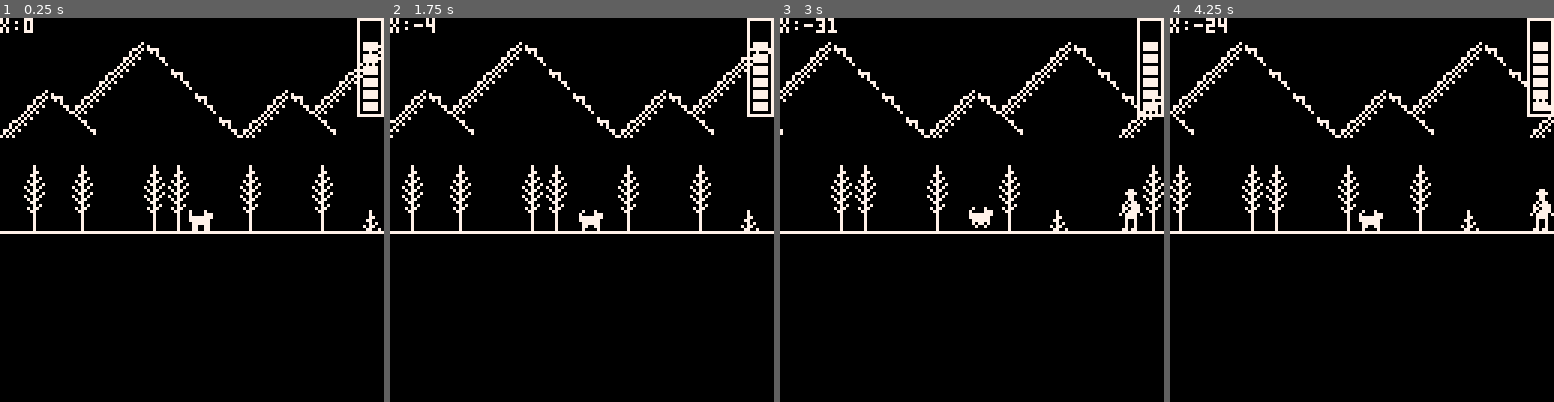
Above: before the commit, frames 1-4 (left to right).
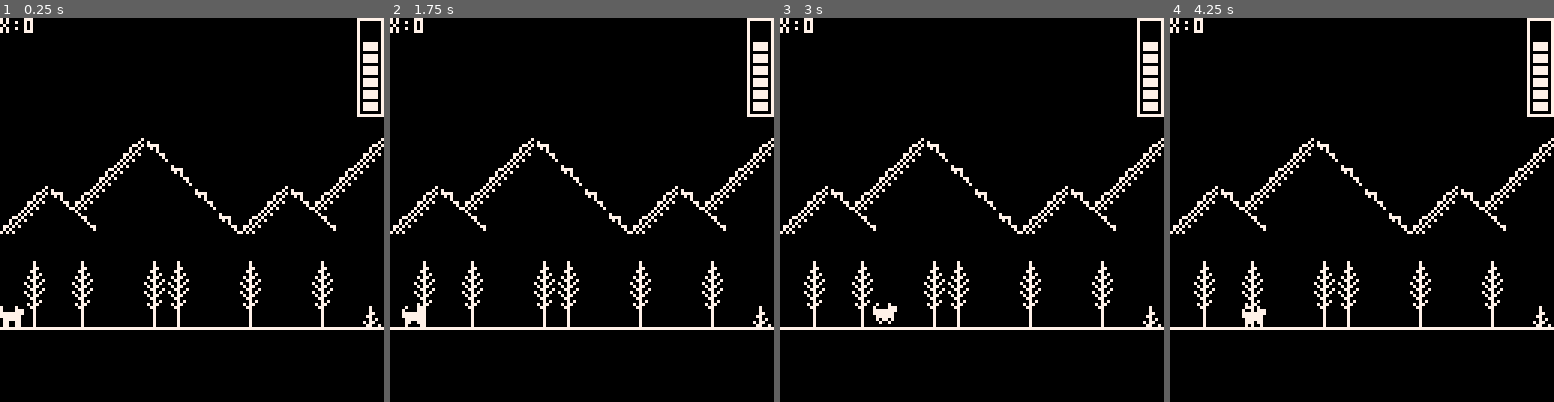
Above: after the commit, the same moments.

Repository: onefinedruid/buddys-world
Game: PICO-8 cartridge buddysworld.p8
Same seed, same stepped clock (60 frames per second), same inputs: the game is played once before the commit and once after it.
Inputs:
- Up to frame 1 (0.25 s): no input
- Up to frame 2 (1.75 s): tap X (X key) at 0.33, 1.07 s; tap O (Z key) at 0.7, 1.7 s; hold Right from 1.6 s (still down)
- Up to frame 3 (3 s): tap X (X key) at 1.85, 2.97 s; release Right at 2.1 s; tap O (Z key) at 2.1, 2.5, 2.9 s; hold Right from 2.47 s (still down)
- Up to frame 4 (4.25 s): release Right at 3.03 s; hold Left 3.08-3.58 s; tap O (Z key) at 3.3, 3.7, 4.1 s; hold Right from 4.02 s (still down); tap X (X key) at 4.08 s

The runs differ from the first frame. In frame 1, 8.5% of the frame differs, in the area x 0-100%, y 6-82%; in frame 2, 8.7%; in frame 3, 8.8%, in the area x 0-100%, y 0-82%; in frame 4, 8.8%.

Commit message:
lower map-y pos, refactor jumping

Diff:
--- a/buddysworld.p8
+++ b/buddysworld.p8
@@ -6,9 +6,9 @@
 d=3 -- delay anim
 x=0
 mapscr=0  -- map screen
-a=0  -- map `y' offset
-m=63 -- sprite `x'
-g=63 -- sprite `y'
+a=32  -- map `y' offset
+m=0 -- sprite `x'
+g=95 -- sprite `y'
 f=false -- flip
 w=false -- walking
 j=false -- jumping
@@ -20,10 +20,47 @@
 cdx=true -- r:true/l:false
 end
 --------------
+function _draw()
+	cls()
+	spr(s,m,g,1,1,f) -- pc
+	map(0,0,x,a,128,64) -- overworld
+	rect(127,0,119,32,7) -- h-bar
+	p=23 for h=1,h do
+		spr(48,120,p,1,1) -- health
+		p=p-4
+	end
+	print("x:"..x)
+
+	-- overworld
+	if x<=-72 and x>=-81 then
+	  if mapscr==0 then
+			  print("🅾️ to interact",40,16)
+			end
+			if btn(4) and mapscr==0 then
+			  farmer()
+			end
+	end
+	if x<=-147 and x>=-149 then
+	  if mapscr==0 then
+			  print("🅾️ to enter",40,16)
+			end
+			if btn(4) and mapscr==0 then
+			  barn()
+			end
+ end
+
+ -- barn
+ if a==-96 then
+   -- cat
+   spr(34,cx,48,1,1,false)
+ end
+
+end
+--------------
 function _update()
 
 	if btn(0) then
- 	if j==false then g=63 end
+ 	if j==false then g=g end
 		walkanim()
 		f=true
 		w=true
@@ -39,7 +76,7 @@
 	end
 
 	if btn(1) then
-	 if j==false then g=63
+	 if j==false then g=g
 	 end
 	 walkanim()
 		f=false
@@ -56,12 +93,21 @@
 		w=false
 	end
 
-	if btn(5) then
-	 jumpanim()
-	 j=true
+	if btn(5) and l==false then
+	  s=4
+	  g=g-1
+ elseif g<=94 then
+   s=4
+   l=true
+	  g=g+1
+	  if g==94 then
+	    l=false
+	    g=g
+	  end
+	  -- collision / if c = true then g=?
  else
-	 g=63
-	 j=false
+   l=false
+   s=s
 	end
 
 	if btn(4) then
@@ -78,44 +124,9 @@
 	 s=1
 	end
 
-	if j==true then s=4 end
-
-	if mapscr==1 and a==-128 then
+	if mapscr==1 and a==-96 then
 	  catanim()
 	end
-end
---------------
-function _draw()
-	cls()
-	spr(s,m,g,1,1,f) -- pc
-	map(0,0,x,a,128,64) -- overworld
-	rect(127,0,119,32,7) -- h-bar
-	p=23 for h=1,h do
-		spr(48,120,p,1,1) -- health
-		p=p-4
-	end
-	print("x:"..x)
-	-- overworld
-	if x<=-72 and x>=-81 then
-	  if mapscr==0 then
-			  print("🅾️ to interact",40,16)
-			end
-			if btn(4) and mapscr==0 then
-			  farmer()
-			end
-	end
-	if x<=-147 and x>=-149 then
-	  if mapscr==0 then
-			  print("🅾️ to enter",40,16)
-			end
-			if btn(4) and mapscr==0 then
-			  barn()
-			end
-	end
--- barn
- if a==-128 then
-   spr(34,cx,15,1,1,false) -- cat
- end
 end
 --------------
 function walkanim()
@@ -127,27 +138,14 @@
 	end
 end
 
-function jumpanim()
-s=4
-j=true
- if l==false then
-  g=g-1
-  if g<=55 then l=true end
- end
- if l==true then
-  g=g+1
-	 if g>=64 then l= false end
- end
-end
-
 function farmer()
   t=true
-  print("the cat is making\nmischief in the barn.",5,74)
+  print("the cat is making\nmischief in the barn.",5,105)
 end
 
 function barn()
 		mapscr=1
-		a=-128
+		a=-96
 		x=0
 end
 
